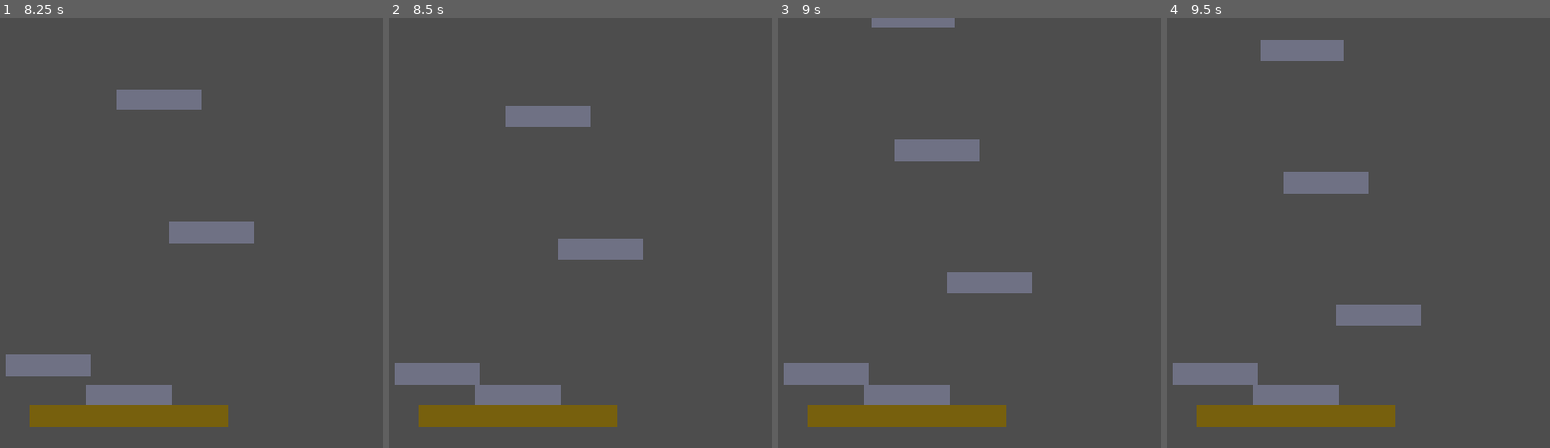
Above: before the commit, frames 1-4 (left to right).
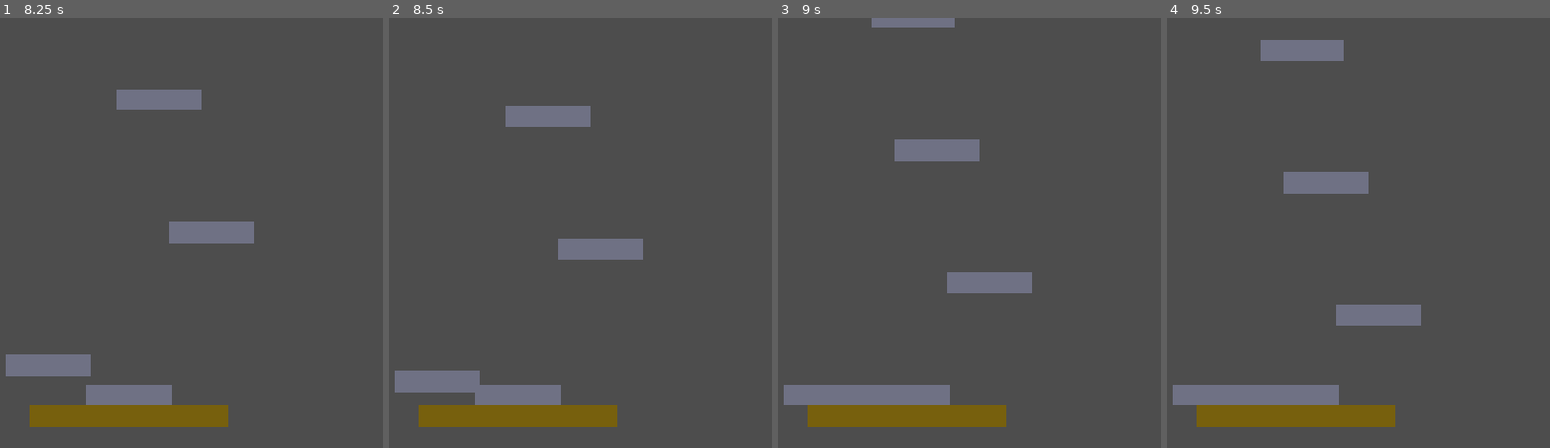
Above: after the commit, the same moments.

Repository: NxtCreator/heap
Game: Godot game, scene res://scenes/main.tscn
Two runs of this game, one before a commit and one after it. Both use one fixed random seed, a clock stepped at 60 frames per second and the inputs below.
Inputs (mouse positions are in pixels of both pictures, inside the frame that each line leads up to):
- Up to frame 1 (8.25 s): tap Enter at 0.5 s; move the mouse to (298, 211) at 0.52 s; hold Right (move_right) 0.53-2.03 s; tap Alt every 1.5 s from 0.6 to 8.1 s; click (298, 211) at 0.67 s; tap Up (move_up) at 0.77, 1.52, 3.02, 3.77, 4.52, 6.02, 6.77, 7.52 s; move the mouse to (outside the picture) at 1.27 s; tap Shift every 1.5 s from 1.35 to 7.35 s; move the mouse to (206, 138) at 2.02 s; hold Left (move_left) 2.03-2.78 s; move the mouse to (91, 319) at 2.77 s; hold Right (move_right) 2.78-4.28 s; click (91, 319) at 2.92 s; move the mouse to (360, 297) at 3.52 s; move the mouse to (outside the picture) at 4.27 s; hold Left (move_left) 4.28-5.03 s; move the mouse to (168, 233) at 5.02 s; hold Right (move_right) 5.03-5.78 s; click (168, 233) at 5.17 s; move the mouse to (15, 125) at 5.77 s; hold Left (move_left) 5.78-7.28 s; move the mouse to (298, 211) at 6.52 s; move the mouse to (outside the picture) at 7.27 s; hold Right (move_right) from 7.28 s (still down); click (outside the picture) at 7.42 s; move the mouse to (206, 138) at 8.02 s
- Up to frame 2 (8.5 s): keep holding Right (move_right)
- Up to frame 3 (9 s): keep holding Right (move_right); move the mouse to (869, 319) at 8.77 s; tap Shift at 8.85 s
- Up to frame 4 (9.5 s): keep holding Right (move_right); tap Up (move_up) at 9.02 s

Frame 1 is identical in both runs. In frame 2, 0.8% of the frame differs, in the area x 1-24%, y 80-88%; in frame 3, 2.1%, in the area x 1-24%, y 80-90%; in frame 4, 2.1%.

Commit message:
Add set_width() that resizes the solid collision shape and resize the hurtbox collision shape inside set_width() too

Diff:
--- a/scenes/platform.tscn
+++ b/scenes/platform.tscn
@@ -15,11 +15,11 @@
 sync_to_physics = false
 script = ExtResource("1_ba0x2")
 
+[node name="Polygon2D" type="Polygon2D" parent="." unique_id=828712234]
+polygon = PackedVector2Array(-64, -16, 64, -16, 64, 16, -64, 16)
+
 [node name="CollisionShape2D" type="CollisionShape2D" parent="." unique_id=809683834]
 shape = SubResource("RectangleShape2D_62jd7")
-
-[node name="Polygon2D" type="Polygon2D" parent="." unique_id=828712234]
-polygon = PackedVector2Array(-64, -16, 64, -16, 64, 16, -64, 16)
 
 [node name="Hurtbox" type="Area2D" parent="." unique_id=1237100518]
 collision_layer = 8
@@ -27,3 +27,4 @@
 
 [node name="CollisionShape2D" type="CollisionShape2D" parent="Hurtbox" unique_id=601149629]
 shape = SubResource("RectangleShape2D_qktli")
+debug_color = Color(0, 0.6, 0.7019608, 0.41960785)
--- a/scripts/platform.gd
+++ b/scripts/platform.gd
@@ -3,8 +3,13 @@
 var is_falling = true
 
 
+func set_width(w):
+	$CollisionShape2D.shape.size = Vector2(w, 32)
+	$Hurtbox/CollisionShape2D.shape.size = Vector2(w, 32)
+
 func _ready() -> void:
 	$Polygon2D.color = Palette.MID
+	set_width(64)
 
 # Called every frame. 'delta' is the elapsed time since the previous frame.
 func _physics_process(delta: float) -> void:
